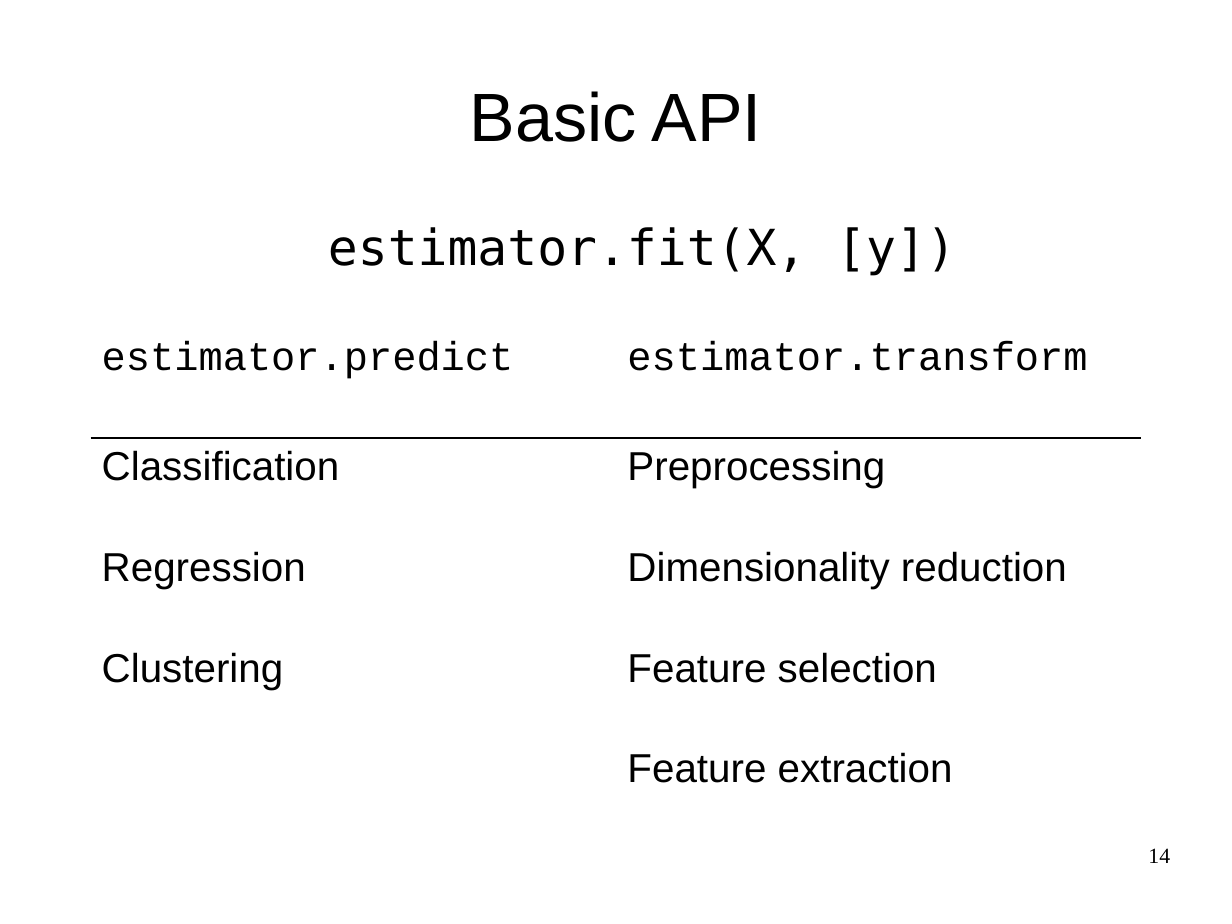
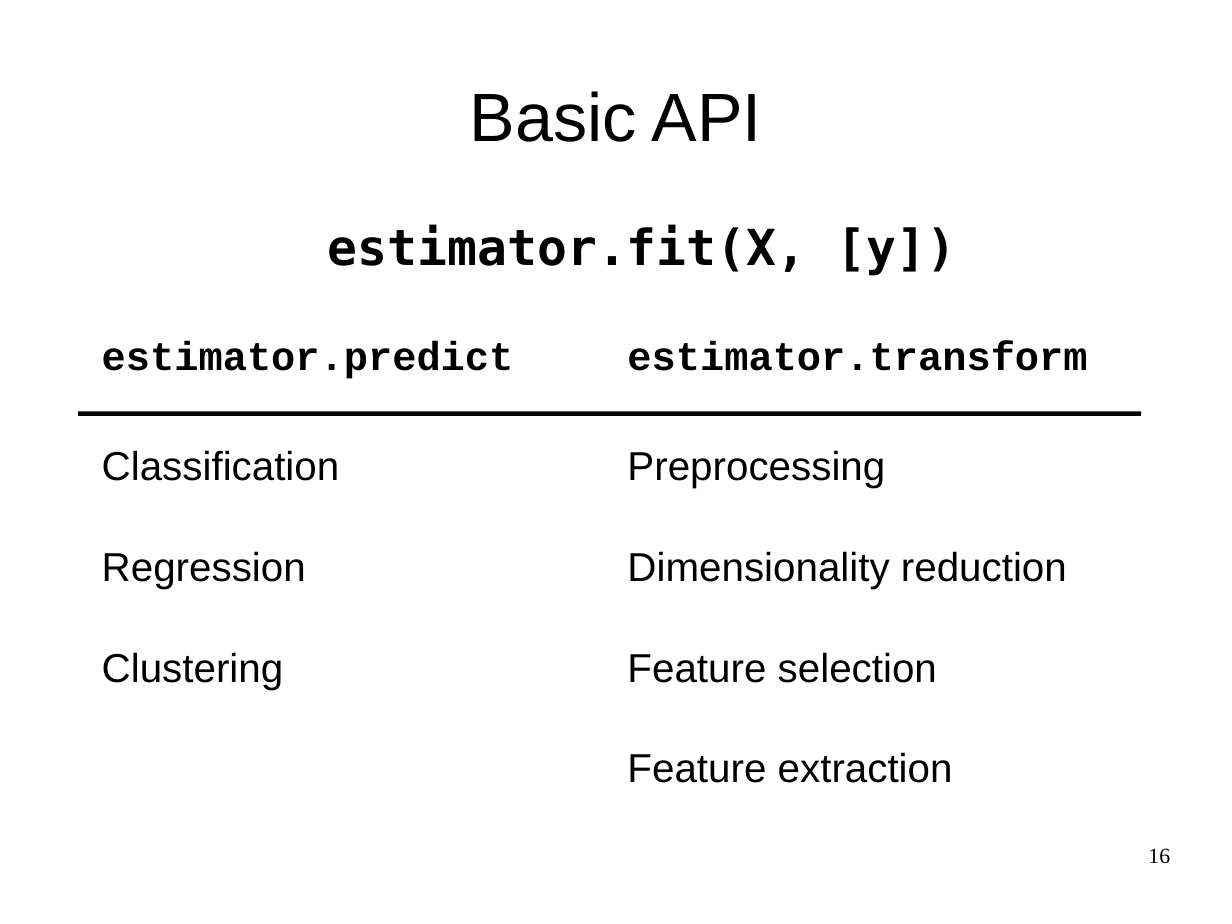
Before and after one commit to amueller/talks_odt, a slide deck: slide 16 of machine-learning-with-scikit-learn - pydata strata nyc 2015 - 45 minutes.odp (slide 14 before the commit). Drawn at 1232x924 pixels with LibreOffice and Linux fonts; fonts in the diff are those of the drawing. Boxes give left, top, right and bottom in pixels: in the first picture for what was removed or moved away, otherwise in the second. Text is boxed around its words. In the diff, an @@ line names an element or a change of style, - is before the commit and + after.

```diff
--- a/machine-learning-with-scikit-learn - pydata strata nyc 2015 - 45 minutes.odp
+++ b/machine-learning-with-scikit-learn - pydata strata nyc 2015 - 45 minutes.odp
@@ text "estimator.fit(X, [y])" at [328, 225, 956, 276]: bold on @@
@@ table at [91, 331, 1140, 842] @@
@@ fill none to #FFFFFF in 9 cells @@
@@ bold on in "estimator.predict", "estimator.transform" @@
@@ borders changed @@
@@ line added from (78, 414) to (1141, 414), #000000 2.89 pt @@
@@ page number at [1148, 848, 1170, 864]: text changed @@
-14
+16
```
Also in this commit, not shown: 7 other slides changed, 3 slides added, 2 slides removed.
